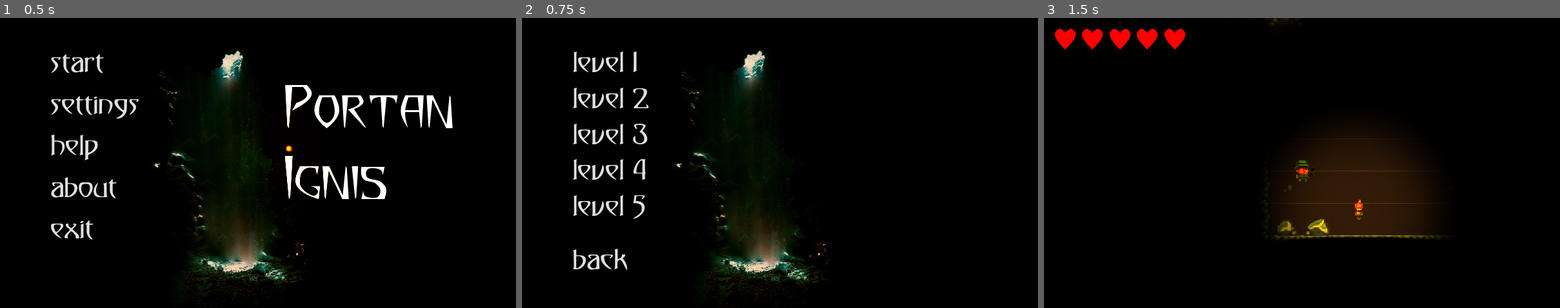
Above: before the commit, frames 1-3 (left to right).
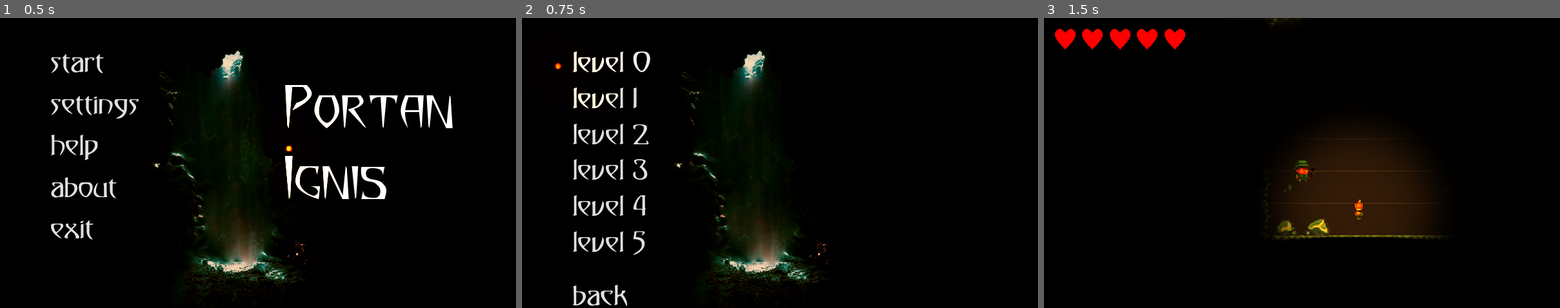
Above: after the commit, the same moments.

Repository: re1nex/portan-ignis
Game: Godot game, scene res://src/ui/mainMenu/MainMenuView.tscn
Same seed, same stepped clock (60 frames per second), same inputs: the game is played once before the commit and once after it. Sound files missing from this copy of the repository are replaced by a short silence.
Inputs:
- Up to frame 1 (0.5 s): no input
- Up to frame 2 (0.75 s): click "start" at 0.5 s
- Up to frame 3 (1.5 s): click "level 1" at 1.25 s

Frame 1 is identical in both runs. In frame 2, 1.8% of the frame differs, in the area x 6-25%, y 11-100%; in frame 3, nothing differs.
Error after the commit: Invalid get index 'User_lang' (on base: 'Nil'). (res://src/globals/settings/Settings.gd:14)

Commit message:
#311 added: - save settings

Diff:
--- a/src/globals/config_save/ConfigSave.gd
+++ b/src/globals/config_save/ConfigSave.gd
@@ -23,6 +23,7 @@
 	conf.set_value("Graphics", "Fullscreen", Settings.Graphics["Fullscreen"])
 	conf.set_value("Graphics", "Stretching", Settings.Graphics["Stretching"])
 
+	conf.set_value("Language",Settings.Language)
 	conf.save(CONFIG_PATH)
 	# Шифровальная машина не работает
 	#conf.save_encrypted(CONFIG_PATH, KEY.to_ascii())
@@ -30,6 +31,7 @@
 
 
 func read_from():
+	textStorage.set_lang(conf.get_value("Language",Settings.Language["Language"]))
 	AudioController.changeMusicVol(conf.get_value("Sound", "MusicVol", Settings.Sound["MusicVol"]))
 	AudioController.changeVol(conf.get_value("Sound", "Volume", Settings.Sound["Volume"]))
 	AudioController.turnVol(!conf.get_value("Sound", "Mute", Settings.Sound["Mute"]))
--- a/src/globals/settings/Settings.gd
+++ b/src/globals/settings/Settings.gd
@@ -10,3 +10,5 @@
 	"Fullscreen" : false,
 	"Stretching" : false
 }
+
+var Language = GlobalVars.User_lang.ENGLISH
--- a/src/globals/textStorage/textStorage.gd
+++ b/src/globals/textStorage/textStorage.gd
@@ -26,6 +26,7 @@
 
 func _ready():
 	_load_text()
+	_lang=Settings.Language
 	set_lang(_lang)
 
 
@@ -35,6 +36,7 @@
 
 
 func set_lang(to_lang):
+	Settings.Language = to_lang
 	_lang = to_lang
 
 
--- a/src/levels/level0/Level0Landscape.gd
+++ b/src/levels/level0/Level0Landscape.gd
@@ -19,13 +19,11 @@
 	$Ignises/IgnisDoor.connect("active", $Door, "_on_IgnisRegularLevel_active")
 	$Ignises/IgnisDoor.connect("not_active", $Door, "_on_IgnisRegularLevel_not_active")
 	$Ignises/IgnisHint.connect("active", $HintTorch, "activate")
-	_fill_hint1(GlobalVars.User_lang.ENGLISH)
-	#_fill_hint1(GlobalVars.User_lang.RUSSIAN)
+	_fill_hint1()
 	pass
 
 
-func _fill_hint1(lang_enum):
-	textStorage.set_lang(lang_enum)
+func _fill_hint1():
 	$Hint.text = textStorage.get_string(GlobalVars.Storage_string_id.HINT, "Hint1")
 	$Hint.upd_text()
 
--- a/src/ui/mainMenu/MainMenuView.gd
+++ b/src/ui/mainMenu/MainMenuView.gd
@@ -19,6 +19,7 @@
 
 var begin=true
 var begin1=true
+
 func _ready():
 	Input.set_mouse_mode(Input.MOUSE_MODE_VISIBLE)
 	#if(Settings.Sound["Volume"] != null):
@@ -40,7 +41,7 @@
 	$Music2.stop()
 	secondPlay=false
 	$Music.play()
-	testModeOff()
+	#testModeOff()
 
 func testModeOff():
 	$StartView/VBoxContainer/level0.disabled
@@ -1016,6 +1017,10 @@
 		checkClick=true
 		_on_CurrentLanguage_mouse_exited()
 		_on_AddLanguage_mouse_exited()
+		if(textStorage._lang==GlobalVars.User_lang.ENGLISH):
+			textStorage.set_lang(GlobalVars.User_lang.RUSSIAN)
+		else:
+			textStorage.set_lang(GlobalVars.User_lang.ENGLISH)
 		langMode=false
 
 
Not shown: 32 places in src/ui/mainMenu/MainMenuView.tscn that only renumber resources
